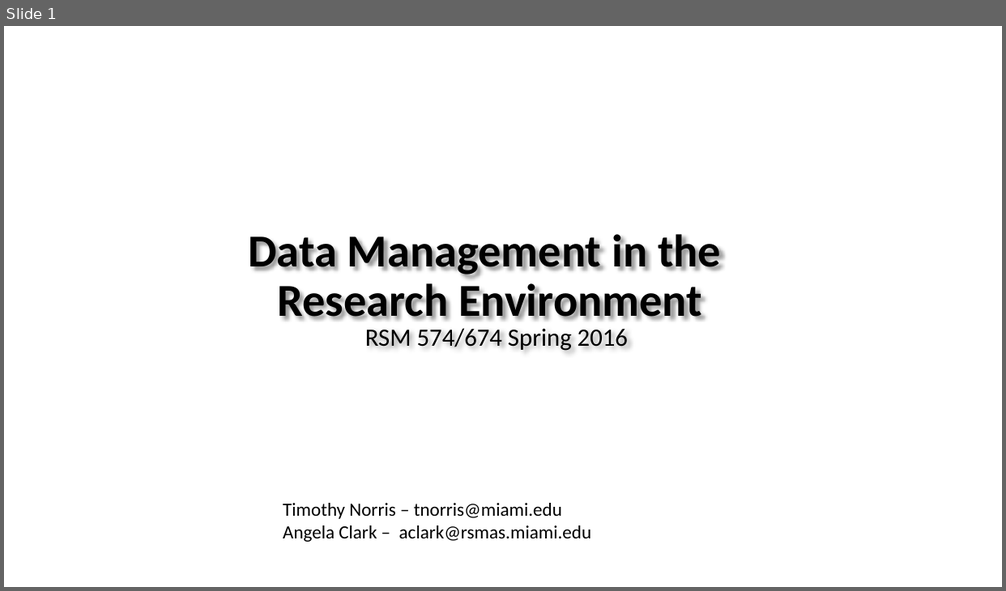
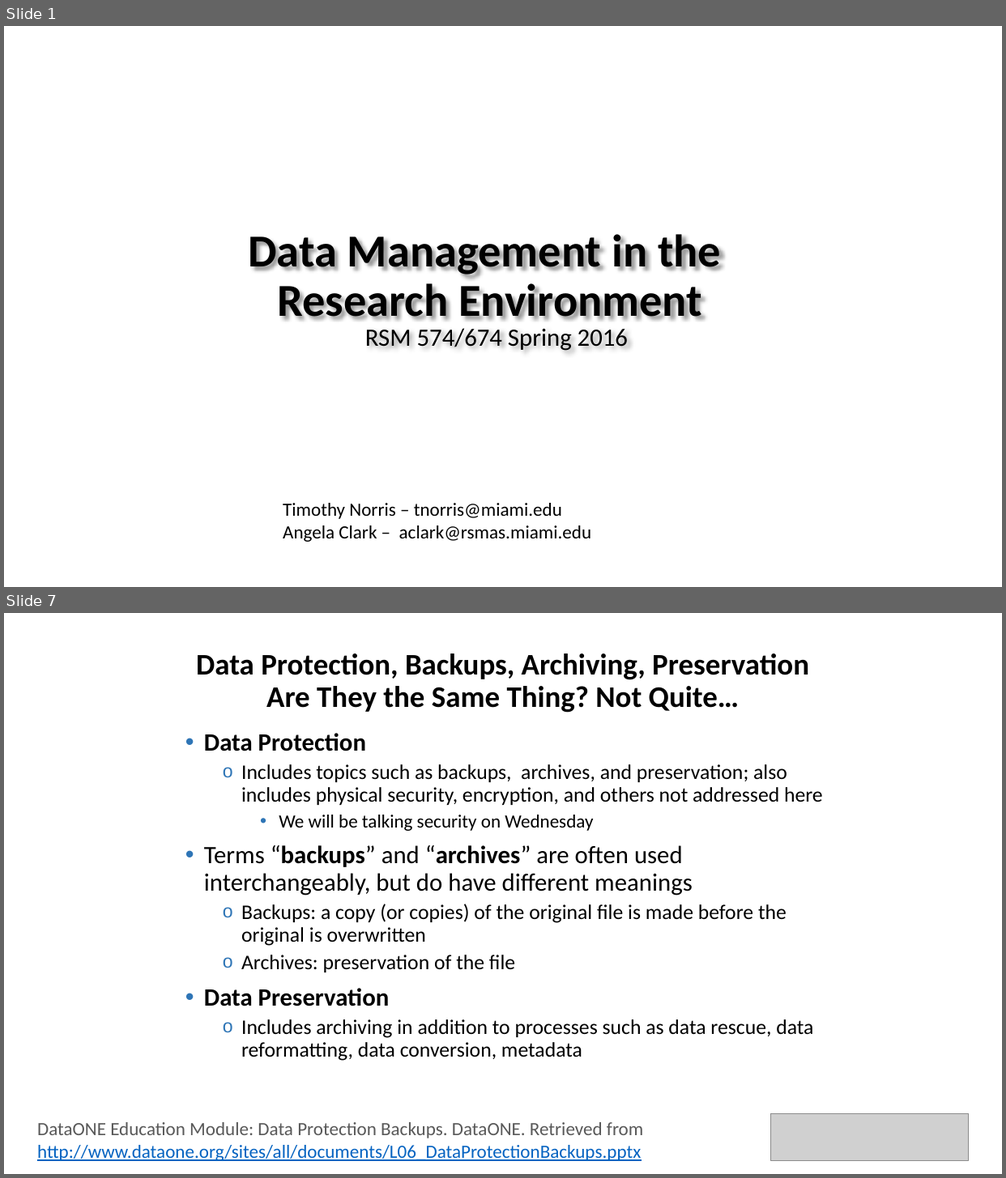
Before and after one commit to tibbben/teaching.data.literacy, a slide deck: UM_DataManagementClass/Lessons/05/05_FirstMeeting.pptx. Shown one above the other, each under a label of ours: slide 1 before the commit, slides 1 and 7 after it; the slides between them are not shown. The pictures are 1006x591 and 1006x1178 pixels, drawn with LibreOffice and Linux fonts; fonts in the diff are those of the drawing; grey boxes stand for pictures; background and template pictures are left out. Boxes give left, top, right and bottom in pixels: in the first picture for what was removed or moved away, otherwise in the second. Text is boxed around its words. In the diff, an @@ line names an element or a change of style, - is before the commit and + after.

```diff
--- a/UM_DataManagementClass/Lessons/05/05_FirstMeeting.pptx
+++ b/UM_DataManagementClass/Lessons/05/05_FirstMeeting.pptx
@@ slide 7 added at <box>4,613,1002,1174</box>, background #FFFFFF @@
@@ title added at <box>196,653,809,713</box>, 28.8 pt, text #000000, bold @@
+Data Protection, Backups, Archiving, Preservation
+Are They the Same Thing? Not Quite…
@@ text added at <box>204,733,823,1061</box>, 20 pt, text #000000 @@
+• Data Protection
+  o Includes topics such as backups, archives, and preservation; also includes physical security, encryption, and others not addressed here
+    • We will be talking security on Wednesday
+• Terms “backups” and “archives” are often used interchangeably, but do have different meanings
+  o Backups: a copy (or copies) of the original file is made before the original is overwritten
+  o Archives: preservation of the file
+• Data Preservation
+  o Includes archiving in addition to processes such as data rescue, data reformatting, data conversion, metadata
@@ text added at <box>37,1122,643,1161</box>, 18 pt, text #0563C1, underline @@
+DataONE Education Module: Data Protection Backups. DataONE. Retrieved from http://www.dataone.org/sites/all/documents/L06_DataProtectionBackups.pptx
@@ picture added at <box>771,1114,969,1161</box> @@
```
Also in this commit, not shown: 1 slide changed, 34 other slides added, 3 other files.
